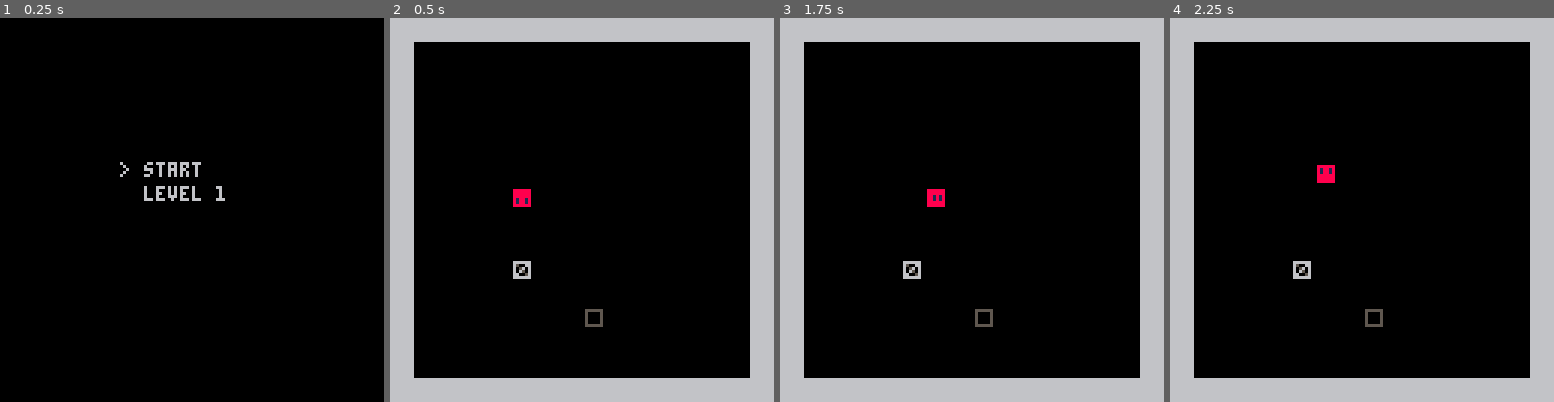
Above: before the commit, frames 1-4 (left to right).
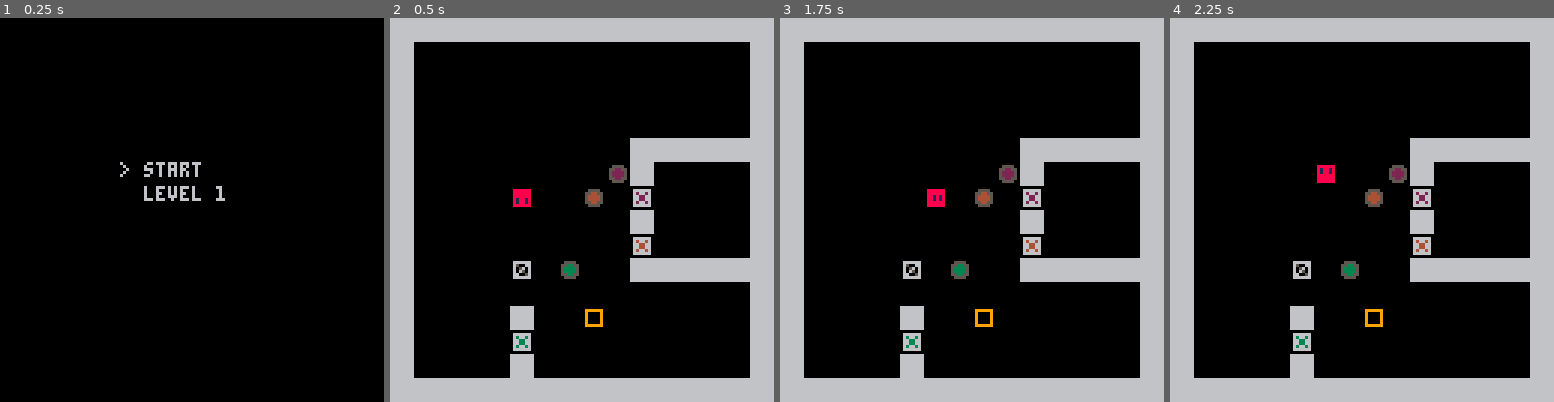
Above: after the commit, the same moments.

Repository: yuxiaomao/pico8-soko
Game: PICO-8 cartridge soko.p8
The game is run twice, just before and just after one commit, with the same random seed, the same clock (stepped at 60 frames per second) and the same inputs.
Inputs:
- Up to frame 1 (0.25 s): no input
- Up to frame 2 (0.5 s): tap X (X key) at 0.33 s
- Up to frame 3 (1.75 s): tap O (Z key) at 0.7, 1.7 s; tap X (X key) at 1.07 s; hold Right from 1.6 s (still down)
- Up to frame 4 (2.25 s): tap X (X key) at 1.85 s; release Right at 2.1 s; tap O (Z key) at 2.1 s; hold Up from 2.15 s (still down)

Frame 1 is identical in both runs. In frame 2, 6.8% of the frame differs, in the area x 31-94%, y 31-94%; in frame 3, 6.8%; in frame 4, 6.8%.

Commit message:
Gameplay: add button/door mechanism

Diff:
--- a/soko.p8
+++ b/soko.p8
@@ -3,11 +3,16 @@
 __lua__
 -- main
 -- todo: add true maps
--- todo: mecanics: press btn and door?
 -- todo?: undo??
 
 -- sprite flags:
---   0-usr,1-wall,2-target,3-box
+--   usr: 0-usr
+--   env: (1) 1-wall
+--        (2) 2-target
+--        (3) 4-btn
+--        (4) 5-door
+--   obj: (1) 3-box
+
 
 -- sfx:
 --   0: move
@@ -56,7 +61,8 @@
     siz={x=16,y=16},
     env={},
     -- can changes
-    obj={},
+    envs={}, -- env states (for btn/door)
+    obj={}, -- box positions
     cnt=0, -- count filled targets
     usr={x=1,y=1},
     -- in level only
@@ -69,24 +75,36 @@
   for y=1,lv.siz.y do
     local lv_env_y={}
     local lv_obj_y={}
+    local lv_envs_y={}
     for x=1,lv.siz.x do
       local sp=mget(lv.x0+x-1,lv.y0+y-1)
       local env=0
       local obj=0
+      local envs=0
       -- env
       if (fget(sp,1)) env=1
       if (fget(sp,2)) then
         env=2
         lv.cnt+=1
       end
+      if (fget(sp,4)) then
+        env=3
+        envs=(sp-48)\3+1
+      end
+      if (fget(sp,5)) then
+        env=4
+        envs=(sp-48)\3+1
+      end
       -- obj
       if (fget(sp,3)) obj=1
       -- usr
       if (fget(sp,0)) lv.usr={x=x,y=y}
       add(lv_env_y,env,x)
+      add(lv_envs_y,envs,x)
       add(lv_obj_y,obj,x)
     end
     add(lv.env,lv_env_y,y)
+    add(lv.envs,lv_envs_y,y)
     add(lv.obj,lv_obj_y,y)
   end
   return lv
@@ -129,7 +147,9 @@
 -- custom functions
 
 function iswall(x,y)
-  return (clv.env[y][x] == 1)
+  return ((clv.env[y][x] == 1)
+          or (isdoor(x,y)
+              and not isdooropen(x,y)))
 end
 
 function isoutsidelv(x,y)
@@ -141,6 +161,64 @@
 
 function isbox(x,y)
   return (clv.obj[y][x] > 0)
+end
+
+function isusr(x,y)
+  return ((clv.usr.x == x)
+          and (clv.usr.y == y))
+end
+
+function isbtn(x,y)
+  return (clv.env[y][x] == 3)
+end
+
+function getbtnn(x,y)
+  return abs(clv.envs[y][x])
+end
+
+function isdoor(x,y)
+  return (clv.env[y][x] == 4)
+end
+
+function isdooropen(x,y)
+  return (clv.envs[y][x] < 0)
+end
+
+-- envs > 0 door close, < 0 open
+function getdoorn(x,y)
+  return abs(clv.envs[y][x])
+end
+
+-- n > 0
+function setdoorn(x,y,n,open)
+  if (open) then
+    clv.envs[y][x]=-n
+  else
+    clv.envs[y][x]=n
+  end
+end
+
+function ispressed(x,y)
+  return (isusr(x,y) or isbox(x,y))
+end
+
+-- open/close doors with color n
+function triggerdoors(n,open)
+  for y=1,clv.siz.y do
+    for x=1,clv.siz.x do
+      if (isdoor(x,y)
+          and (getdoorn(x,y) == n)) then
+        setdoorn(x,y,n,open)
+      end
+    end
+  end
+end
+
+function triggerbtn(x,y)
+  if (isbtn(x,y)) then
+    triggerdoors(getbtnn(x,y),
+                 ispressed(x,y))
+  end
 end
 
 -- update only if any dpad button is pressed
@@ -206,28 +284,43 @@
   end
   -- move usr and obj
   if (cant_move == 0) then
-    clv.updated=1
     sfx(0)
+    local x0=clv.usr.x
+    local y0=clv.usr.y
     clv.usr.x=nx
     clv.usr.y=ny
     if (is_push == 1) then
       clv.obj[ny2][nx2]=clv.obj[ny][nx]
       clv.obj[ny][nx]=0
-    end
+    -- trigger btn after move
+      triggerbtn(nx2,ny2)
+    end
+    triggerbtn(nx,ny)
+    triggerbtn(x0,y0)
+    clv.updated=1
   end
 end
 
 -- clean and redraw all elements
 function _drawlevelall()
   cls()
-  -- draw env (layer 2-wall 3-target)
-  map(clv.x0,clv.y0,0,0,clv.siz.x,clv.siz.y,6)
+  -- draw env layer (2|3|4)
+  map(clv.x0,clv.y0,0,0,clv.siz.x,clv.siz.y,22)
   for y=1,clv.siz.y do
     for x=1,clv.siz.x do
       local x0=(x-1)*8
       local y0=(y-1)*8
+      -- draw door
+      if isdoor(x,y) then
+        local n=getdoorn(x,y)
+        if isdooropen(x,y) then
+          spr(48+n*3-1,x0,y0)
+        else
+          spr(48+n*3-2,x0,y0)
+        end
+      end
       -- draw obj
-      if (clv.obj[y][x] != 0) then
+      if isbox(x,y) then
         spr(clv.obj[y][x]+15,x0,y0)
       end
     end
@@ -336,12 +429,12 @@
 -- end menu
 __gfx__
 00000000666666660000000000000000111111110000000000000000000000000000000000000000000000000000000000000000000000000000000000000000
-00000000666666660555555000000000111111110000000000000000000000000000000000000000000000000000000000000000000000000000000000000000
-00700700666666660500005000000000111111110000000000000000000000000000000000000000000000000000000000000000000000000000000000000000
-00077000666666660500005000000000111111110000000000000000000000000000000000000000000000000000000000000000000000000000000000000000
-00077000666666660500005000000000111111110000000000000000000000000000000000000000000000000000000000000000000000000000000000000000
-00700700666666660500005000000000111111110000000000000000000000000000000000000000000000000000000000000000000000000000000000000000
-00000000666666660555555000000000111111110000000000000000000000000000000000000000000000000000000000000000000000000000000000000000
+00000000666666660999999000000000111111110000000000000000000000000000000000000000000000000000000000000000000000000000000000000000
+00700700666666660900009000000000111111110000000000000000000000000000000000000000000000000000000000000000000000000000000000000000
+00077000666666660900009000000000111111110000000000000000000000000000000000000000000000000000000000000000000000000000000000000000
+00077000666666660900009000000000111111110000000000000000000000000000000000000000000000000000000000000000000000000000000000000000
+00700700666666660900009000000000111111110000000000000000000000000000000000000000000000000000000000000000000000000000000000000000
+00000000666666660999999000000000111111110000000000000000000000000000000000000000000000000000000000000000000000000000000000000000
 00000000666666660000000000000000111111110000000000000000000000000000000000000000000000000000000000000000000000000000000000000000
 00000000000000000000000000000000000000000000000000000000000000000000000000000000000000000000000000000000000000000000000000000000
 06666660000000000000000000000000000000000000000000000000000000000000000000000000000000000000000000000000000000000000000000000000
@@ -358,8 +451,16 @@
 08181880088181800888888008188180000000000000000000000000000000000000000000000000000000000000000000000000000000000000000000000000
 08888880088888800888888008188180000000000000000000000000000000000000000000000000000000000000000000000000000000000000000000000000
 08888880088888800888888008888880000000000000000000000000000000000000000000000000000000000000000000000000000000000000000000000000
+00000000000000000000000000000000000000000000000000000000000000000000000000000000000000000000000000000000000000000000000000000000
+00000000000000000000000000000000000000000000000000000000000000000000000000000000000000000000000000000000000000000000000000000000
+00555500066666600033330000555500066666600044440000555500066666600022220000000000000000000000000000000000000000000000000000000000
+05533550063663600300003005544550064664600400004005522550062662600200002000000000000000000000000000000000000000000000000000000000
+05333350066336600300003005444450066446600400004005222250066226600200002000000000000000000000000000000000000000000000000000000000
+05333350066336600300003005444450066446600400004005222250066226600200002000000000000000000000000000000000000000000000000000000000
+05533550063663600300003005544550064664600400004005522550062662600200002000000000000000000000000000000000000000000000000000000000
+00555500066666600033330000555500066666600044440000555500066666600022220000000000000000000000000000000000000000000000000000000000
 __gff__
-0002040802000000000000000000000008010101000000000000000000000000010101010100000000000000000000000204000000000000000000000000000000000000000000000000000000000000000000000000000000000000000000000000000000000000000000000000000000000000000000000000000000000000
+0002040002000000000000000000000008000000000000000000000000000000010101010000000000000000000000001020201020201020200000000000000000000000000000000000000000000000000000000000000000000000000000000000000000000000000000000000000000000000000000000000000000000000
 0000000000000000000000000000000000000000000000000000000000000000000000000000000000000000000000000000000000000000000000000000000000000000000000000000000000000000000000000000000000000000000000000000000000000000000000000000000000000000000000000000000000000000
 __map__
 0101010101010101010101010101010104040404040404040404040404040404010101010101010101010101010101010404040404040404040404040404040401010101010101010101010101010101000000000000000000000000000000000000000000000000000000000000000000000000000000000000000000000000
@@ -367,16 +468,16 @@
 0100000000000000000000000000000104000000000000000000000000000004010000000000000000000000000000010400000000000000000000000000000401000000000000000000000000000001000000000000000000000000000000000000000000000000000000000000000000000000000000000000000000000000
 0100000000000000000000000000000104000000000000000000000000000004010000200000000000000000000000010400000000000000000000000020000401000000000000000000000000000001000000000000000000000000000000000000000000000000000000000000000000000000000000000000000000000000
 0100000000000000000000000000000104000000000000000000000000000004010000000000000000000000000000010400000000000000000000000000000401000000000000000000000000000001000000000000000000000000000000000000000000000000000000000000000000000000000000000000000000000000
-0100000000000000000000000000000104000010000000000000000000000004010000000000001000000000000000010400000000020000000000000000000401000000000000101000100000000001000000000000000000000000000000000000000000000000000000000000000000000000000000000000000000000000
-0100000000000000000000000000000104000000000000000000000000000004010000000000000000000000000000010400000000000000020000000000000401000000000010000000000000000001000000000000000000000000000000000000000000000000000000000000000000000000000000000000000000000000
-0100000000230000000000000000000104000000000000000000000000000004010000000000000000100000000000010400000000000000000000000000000401000010000000000000000000000001000000000000000000000000000000000000000000000000000000000000000000000000000000000000000000000000
-0100000000000000000000000000000104000000000000000000000200000004010000000000000000000000000000010400000000000000000200000000000401000000000000000000000000000001000000000000000000000000000000000000000000000000000000000000000000000000000000000000000000000000
-0100000000000000000000000000000104000000000021000000000000000004010000000010000000000000000000010400000000100000000000000000000401000000000200000000000000000001000000000000000000000000000000000000000000000000000000000000000000000000000000000000000000000000
-0100000000100000000000000000000104000000000000000000000000000004010000000000000000000000020000010400000000000010000000000000000401000000000000000000000000000001000000000000000000000000000000000000000000000000000000000000000000000000000000000000000000000000
+0100000000000000000001010101010104000010000000000000000000000004010000000000001000000000000000010400000000020000000000000000000401000000000000101000100000000001000000000000000000000000000000000000000000000000000000000000000000000000000000000000000000000000
+0100000000000000003601000000000104000000000000000000000000000004010000000000000000000000000000010400000000000000020000000000000401000000000010000000000000000001000000000000000000000000000000000000000000000000000000000000000000000000000000000000000000000000
+0100000000230000330037000000000104000000000000000000000000000004010000000000000000100000000000010400000000000000000000000000000401000010000000000000000000000001000000000000000000000000000000000000000000000000000000000000000000000000000000000000000000000000
+0100000000000000000001000000000104000000000000000000000200000004010000000000000000000000000000010400000000000000000200000000000401000000000000000000000000000001000000000000000000000000000000000000000000000000000000000000000000000000000000000000000000000000
+0100000000000000000034000000000104000000000021000000000000000004010000000010000000000000000000010400000000100000000000000000000401000000000200000000000000000001000000000000000000000000000000000000000000000000000000000000000000000000000000000000000000000000
+0100000000100030000001010101010104000000000000000000000000000004010000000000000000000000020000010400000000000010000000000000000401000000000000000000000000000001000000000000000000000000000000000000000000000000000000000000000000000000000000000000000000000000
 0100000000000000000000000000000104000000000000000000000000000004010000000002000002000000000000010400000000000000100000000000000401000000000000000000000000000001000000000000000000000000000000000000000000000000000000000000000000000000000000000000000000000000
-0100000000000000020000000000000104000010000000000000020000000004010000000000000000000000000000010400000000020000000000000000000401000000000000000000000000000001000000000000000000000000000000000000000000000000000000000000000000000000000000000000000000000000
-0100000000000000000000000000000104000000000000000000000000000004010000000000000000000000000000010400000000000000100000000000000401000020000000000000000000000001000000000000000000000000000000000000000000000000000000000000000000000000000000000000000000000000
-0100000000000000000000000000000104000000000000000000000000000004010000000000000000000000000000010400000000000000000000000000000401000000000000000000000000000001000000000000000000000000000000000000000000000000000000000000000000000000000000000000000000000000
+0100000000010000020000000000000104000010000000000000020000000004010000000000000000000000000000010400000000020000000000000000000401000000000000000000000000000001000000000000000000000000000000000000000000000000000000000000000000000000000000000000000000000000
+0100000000310000000000000000000104000000000000000000000000000004010000000000000000000000000000010400000000000000100000000000000401000020000000000000000000000001000000000000000000000000000000000000000000000000000000000000000000000000000000000000000000000000
+0100000000010000000000000000000104000000000000000000000000000004010000000000000000000000000000010400000000000000000000000000000401000000000000000000000000000001000000000000000000000000000000000000000000000000000000000000000000000000000000000000000000000000
 0101010101010101010101010101010104040404040404040404040404040404010101010101010101010101010101010404040404040404040404040404040401010101010101010101010101010101000000000000000000000000000000000000000000000000000000000000000000000000000000000000000000000000
 
 
Not shown, changed: README.md
